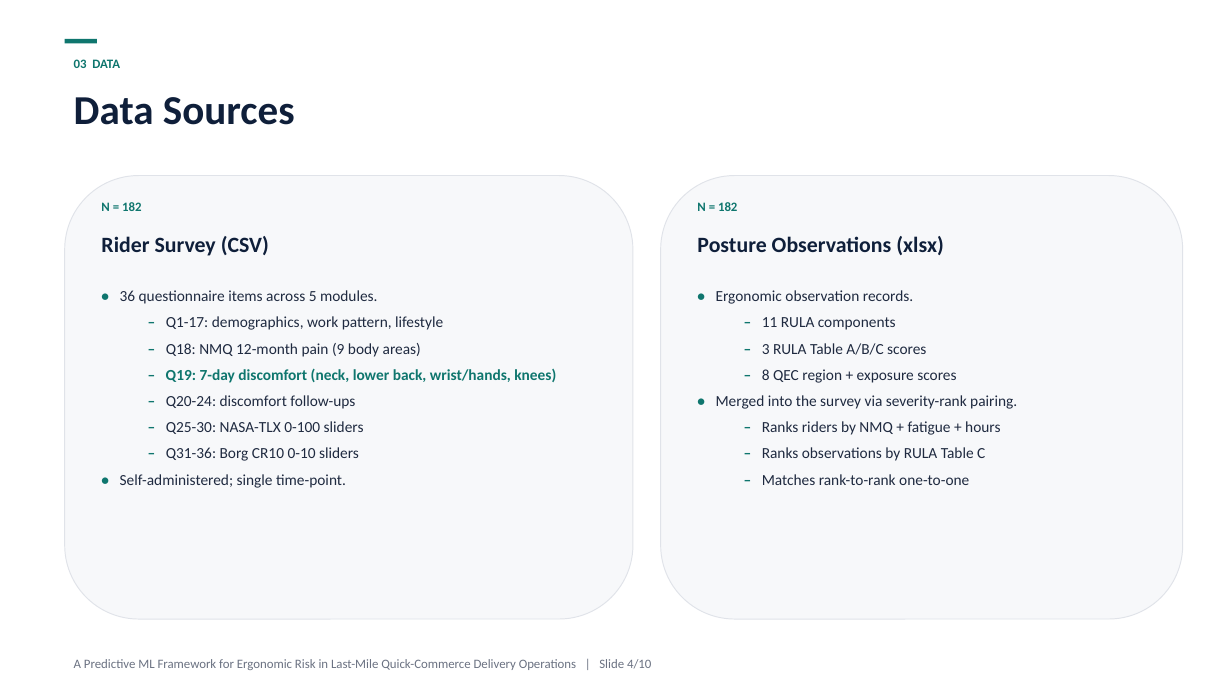
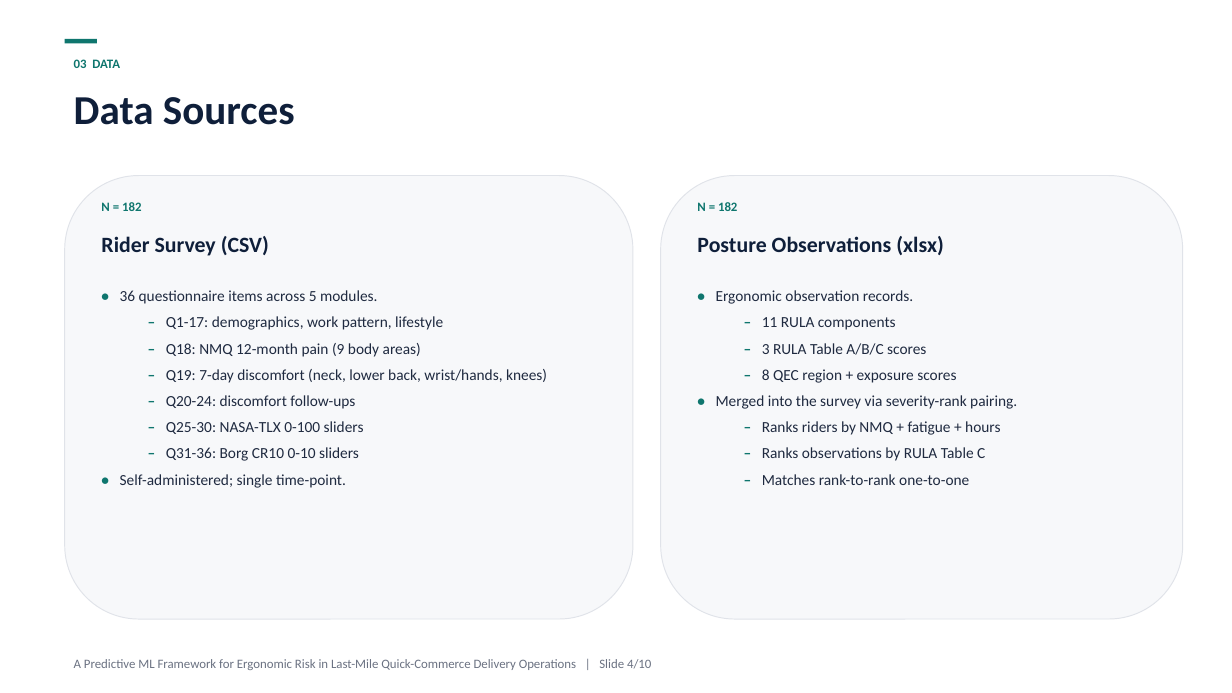
Before and after one commit to AilaVishnu/ergonomic-risk-factor-prediction, a slide deck: slide 4 of deck/Review_Presentation.pptx. Drawn at 1232x693 pixels with LibreOffice and Linux fonts; fonts in the diff are those of the drawing. Boxes give left, top, right and bottom in pixels: in the first picture for what was removed or moved away, otherwise in the second. Text is boxed around its words. In the diff, an @@ line names an element or a change of style, - is before the commit and + after.

```diff
--- a/deck/Review_Presentation.pptx
+++ b/deck/Review_Presentation.pptx
@@ text at [166, 369, 547, 383]: text colour #0F766E to #1F2A40, bold off in "Q19: 7-day discomfort (neck, lower back, wrist/hands, ..." @@
```
Also in this commit, not shown: 3 other slides changed, 1 slide added.
